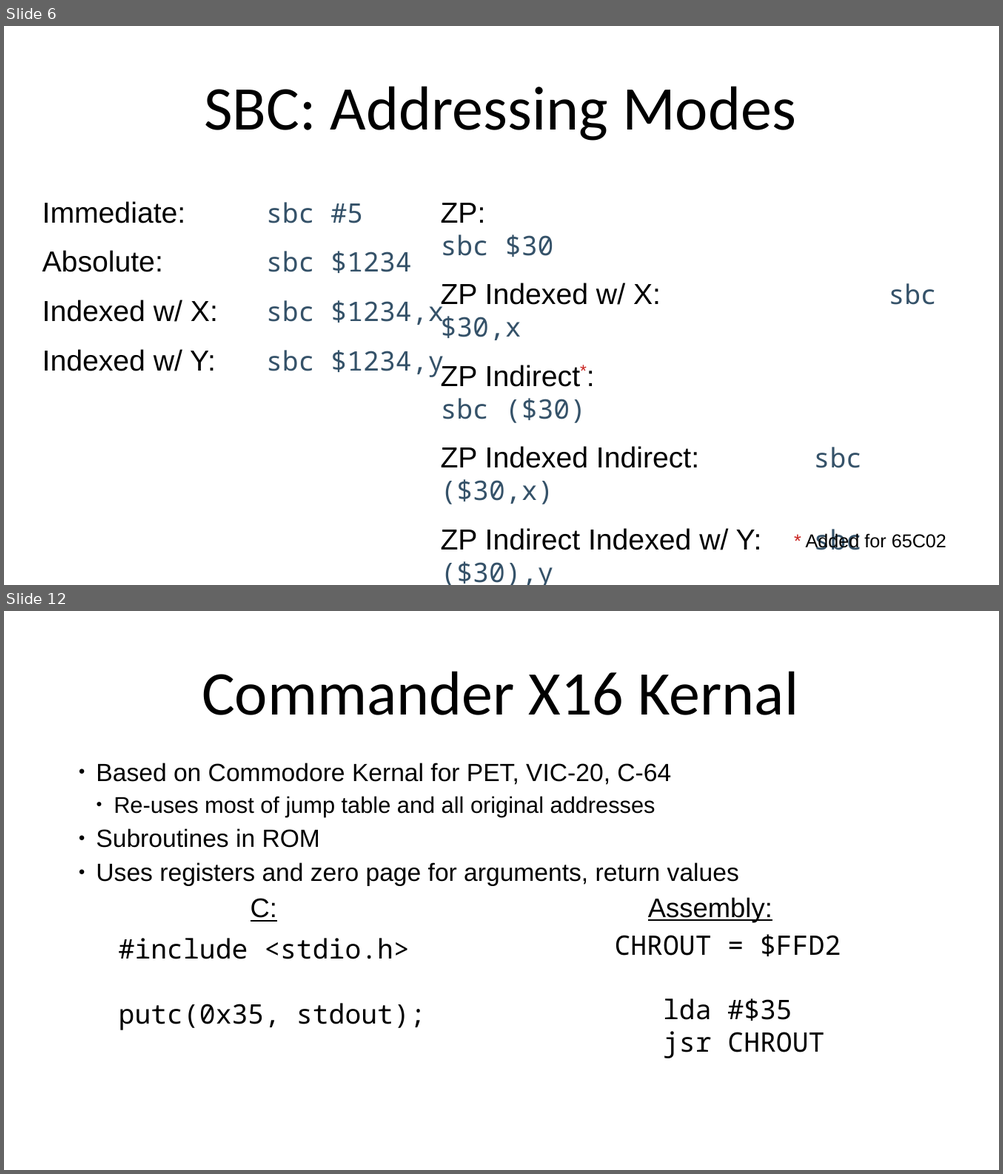
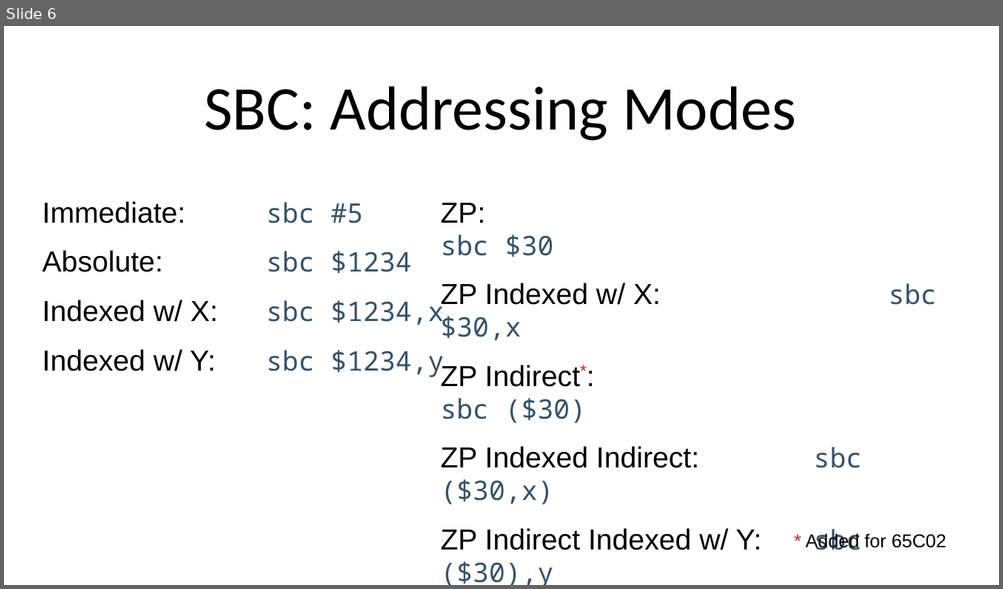
Before and after one commit to SlithyMatt/x16-assembly-tutorial, a slide deck: Lesson4/Lesson4.odp. Shown one above the other, each under a label of ours: slides 6 and 12 before the commit, slide 6 after it; the slides between them are not shown. The pictures are 1003x1174 and 1003x589 pixels, drawn with LibreOffice and Linux fonts; fonts in the diff are those of the drawing. Boxes give left, top, right and bottom in pixels: in the first picture for what was removed or moved away, otherwise in the second. Text is boxed around its words. In the diff, an @@ line names an element or a change of style, - is before the commit and + after.

```diff
--- a/Lesson4/Lesson4.odp
+++ b/Lesson4/Lesson4.odp
@@ slide 12 removed at (x1=4, y1=611, x2=999, y2=1170), background #FFFFFF @@
@@ title removed at (x1=202, y1=671, x2=798, y2=715) @@
-Commander X16 Kernal
@@ text removed at (x1=96, y1=763, x2=739, y2=886) @@
-● Based on Commodore Kernal for PET, VIC-20, C-64
-  ● Re-uses most of jump table and all original addresses
-● Subroutines in ROM
-● Uses registers and zero page for arguments, return values
@@ text removed at (x1=250, y1=898, x2=277, y2=922) @@
-C:
@@ text removed at (x1=648, y1=897, x2=772, y2=923) @@
-Assembly:
@@ text removed at (x1=119, y1=938, x2=426, y2=1031) @@
-#include <stdio.h>
-putc(0x35, stdout);
@@ text removed at (x1=614, y1=934, x2=840, y2=1059) @@
-CHROUT = $FFD2
-lda #$35
-jsr CHROUT
```
Also in this commit, not shown: 1 slide changed, 10 slides added, 8 other slides removed.
